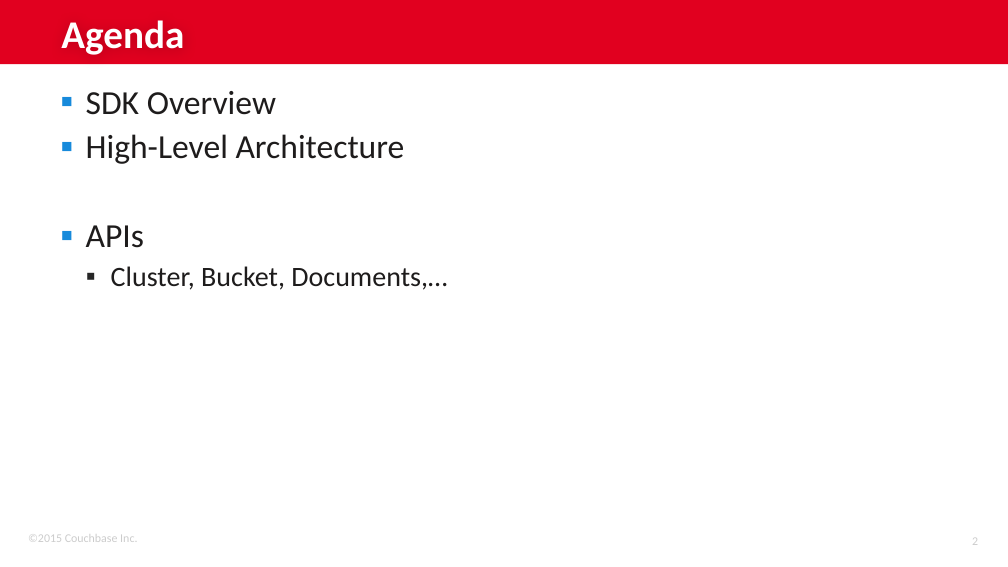
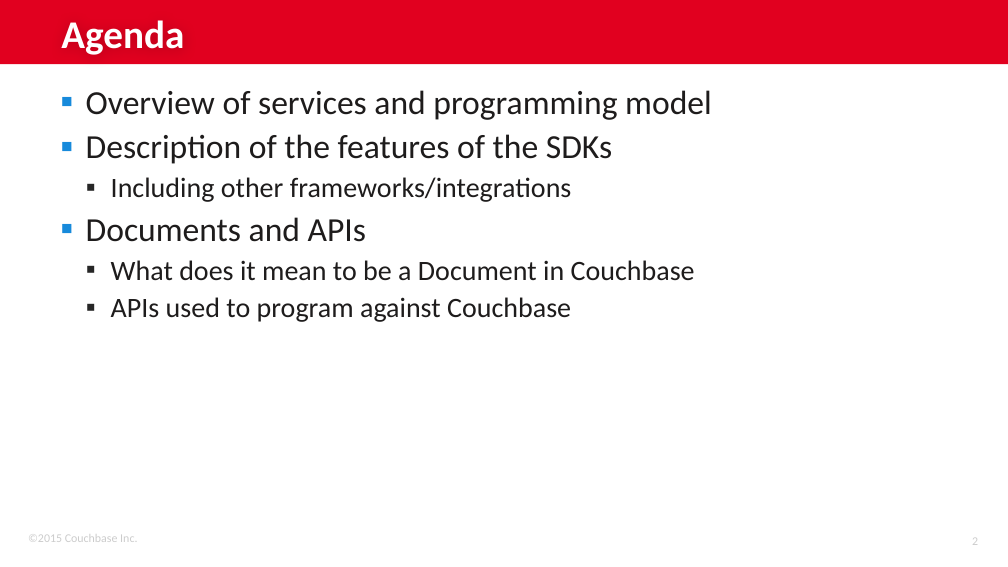
Before and after one commit to subalakr/workshop, a slide deck: slide 2 of server/presentations/Lec-02_Programming_Couchbase.pptx. Drawn at 1008x567 pixels with LibreOffice and Linux fonts; fonts in the diff are those of the drawing; background and template pictures are left out. Boxes give left, top, right and bottom in pixels: in the first picture for what was removed or moved away, otherwise in the second. Text is boxed around its words. In the diff, an @@ line names an element or a change of style, - is before the commit and + after.

```diff
--- a/server/presentations/Lec-02_Programming_Couchbase.pptx
+++ b/server/presentations/Lec-02_Programming_Couchbase.pptx
@@ text at <box>86,90,712,322</box>: text changed; size 24 to 20 pt @@
-▪ SDK Overview
-▪ High-Level Architecture
-▪ APIs
-  ▪ Cluster, Bucket, Documents,…
+▪ Overview of services and programming model
+▪ Description of the features of the SDKs
+  ▪ Including other frameworks/integrations
+▪ Documents and APIs
+  ▪ What does it mean to be a Document in Couchbase
+  ▪ APIs used to program against Couchbase
```
Also in this commit, not shown: 6 other slides changed, 3 slides added, 4 slides removed, 9 other files.
